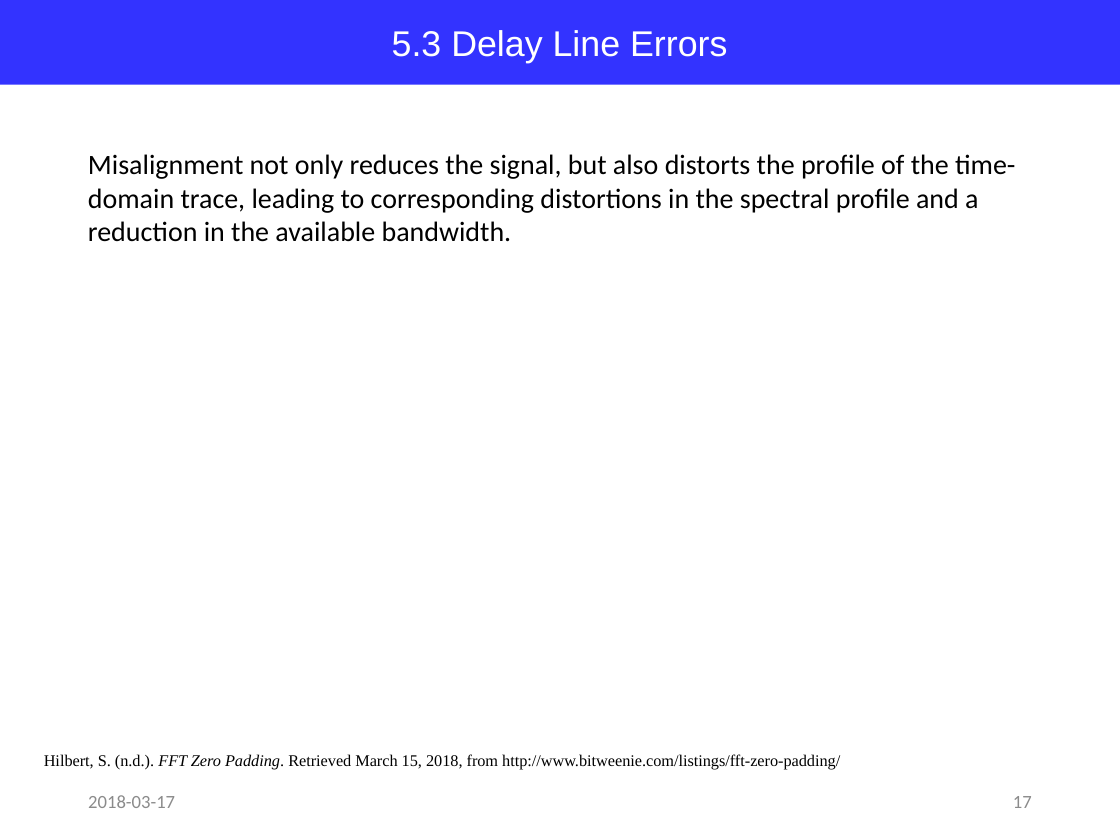
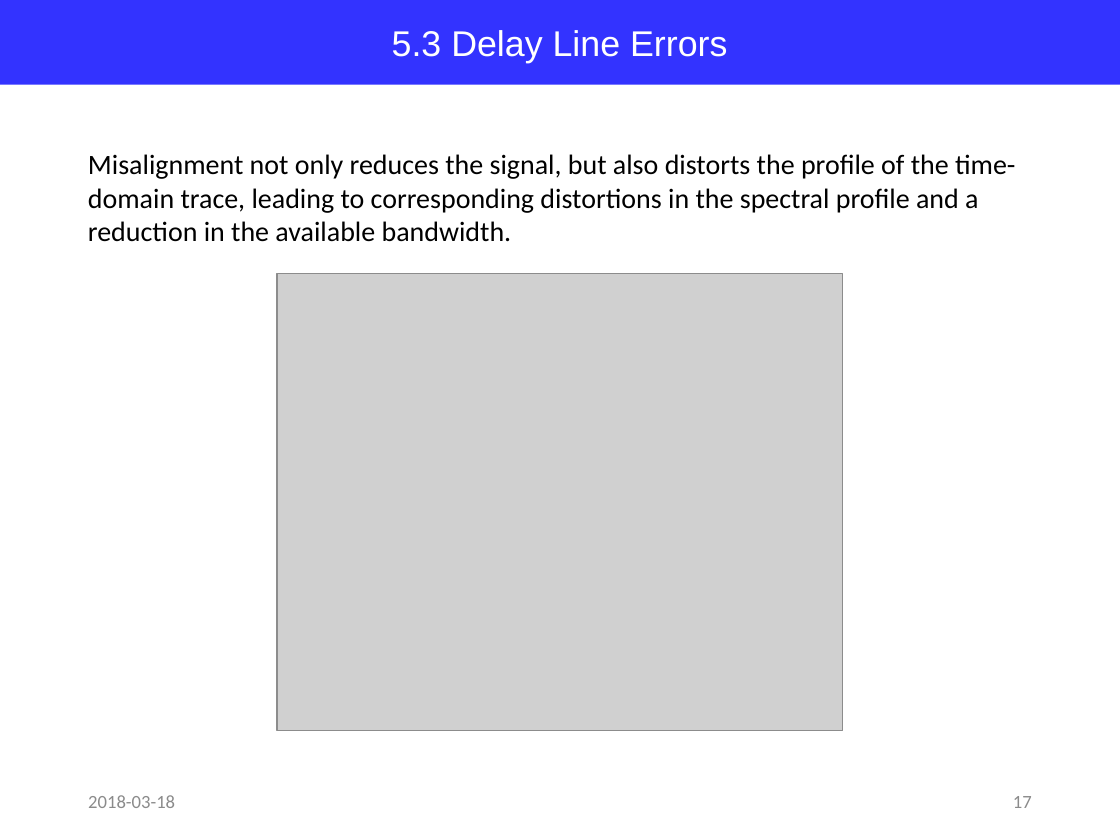
Before and after one commit to jglee96/NBTP_Lab, a slide deck: slide 17 of Terahertz Metrology/Ch3/Terahertz Metrology_Ch3.pptx. Drawn at 1120x840 pixels with LibreOffice and Linux fonts; fonts in the diff are those of the drawing; grey boxes stand for pictures. Boxes give left, top, right and bottom in pixels: in the first picture for what was removed or moved away, otherwise in the second. Text is boxed around its words. In the diff, an @@ line names an element or a change of style, - is before the commit and + after.

```diff
--- a/Terahertz Metrology/Ch3/Terahertz Metrology_Ch3.pptx
+++ b/Terahertz Metrology/Ch3/Terahertz Metrology_Ch3.pptx
@@ picture added at (x1=277, y1=273, x2=842, y2=730) @@
@@ text removed at (x1=44, y1=754, x2=840, y2=770) @@
-Hilbert, S. (n.d.). FFT Zero Padding. Retrieved March 15, 2018, from http://www.bitweenie.com/listings/fft-zero-padding/
@@ text at (x1=88, y1=795, x2=175, y2=808): text changed @@
-2018-03-17
+2018-03-18
```
Also in this commit, not shown: 19 other slides changed.
